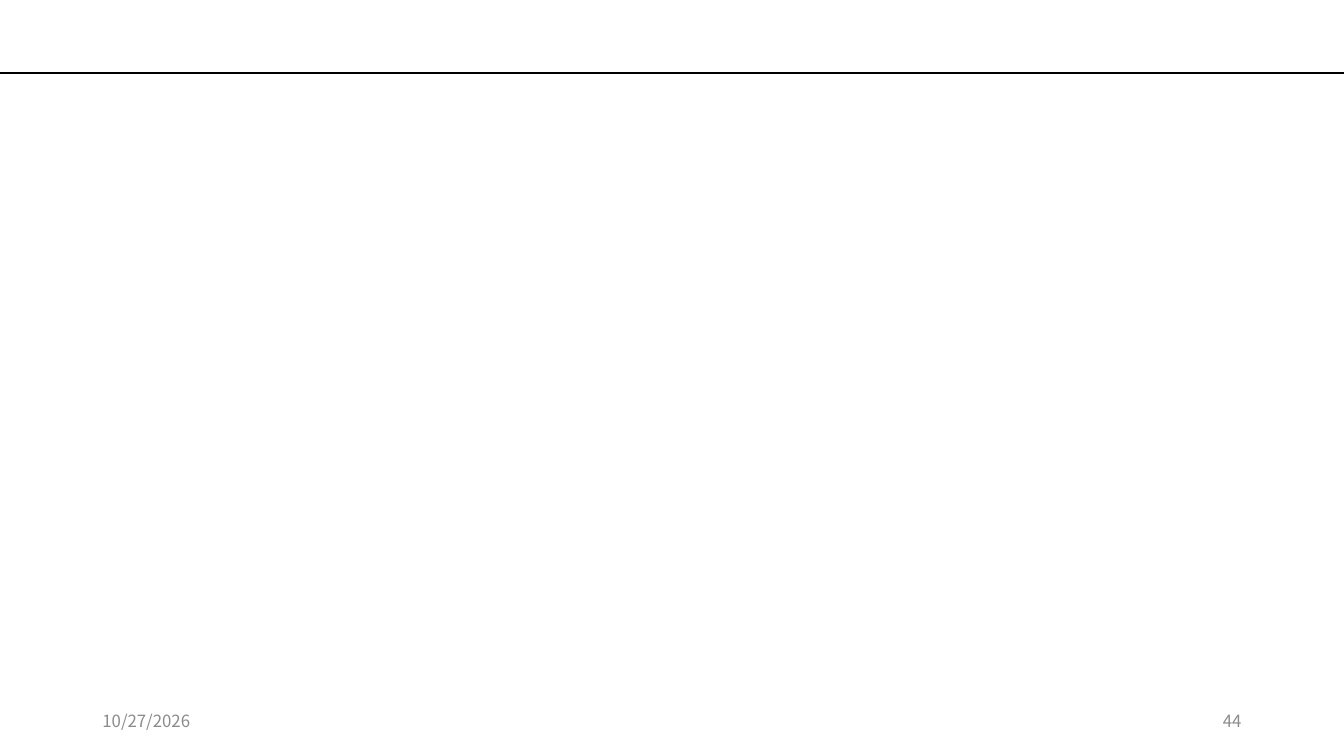
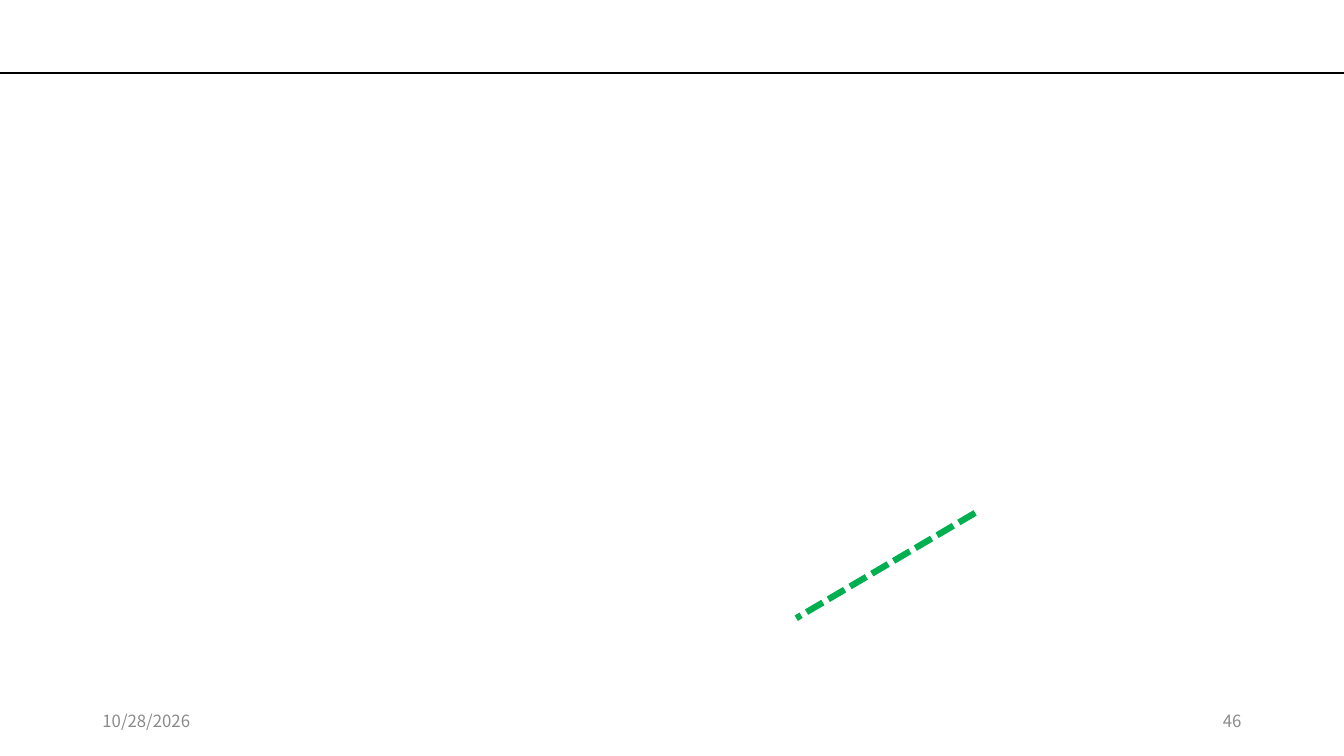
Before and after one commit to kwakyerin/2026_Graduation_Project, a slide deck: slide 46 of documents/HyunahKwon/design/designing/for_teammates/배트와 달트_기획.pptx (slide 44 before the commit). Drawn at 1344x756 pixels with LibreOffice and Linux fonts; fonts in the diff are those of the drawing. Boxes give left, top, right and bottom in pixels: in the first picture for what was removed or moved away, otherwise in the second. Text is boxed around its words. In the diff, an @@ line names an element or a change of style, - is before the commit and + after.

```diff
--- a/documents/HyunahKwon/design/designing/for_teammates/배트와 달트_기획.pptx
+++ b/documents/HyunahKwon/design/designing/for_teammates/배트와 달트_기획.pptx
@@ line added from (975, 513) to (797, 618), #00B050 4.5 pt dashed @@
@@ text at [102, 714, 190, 730]: text changed @@
-10/27/2026
+10/28/2026
@@ page number at [1223, 714, 1242, 727]: text changed @@
-44
+46
```
Also in this commit, not shown: 70 other slides changed, 3 slides added, 1 other file.
